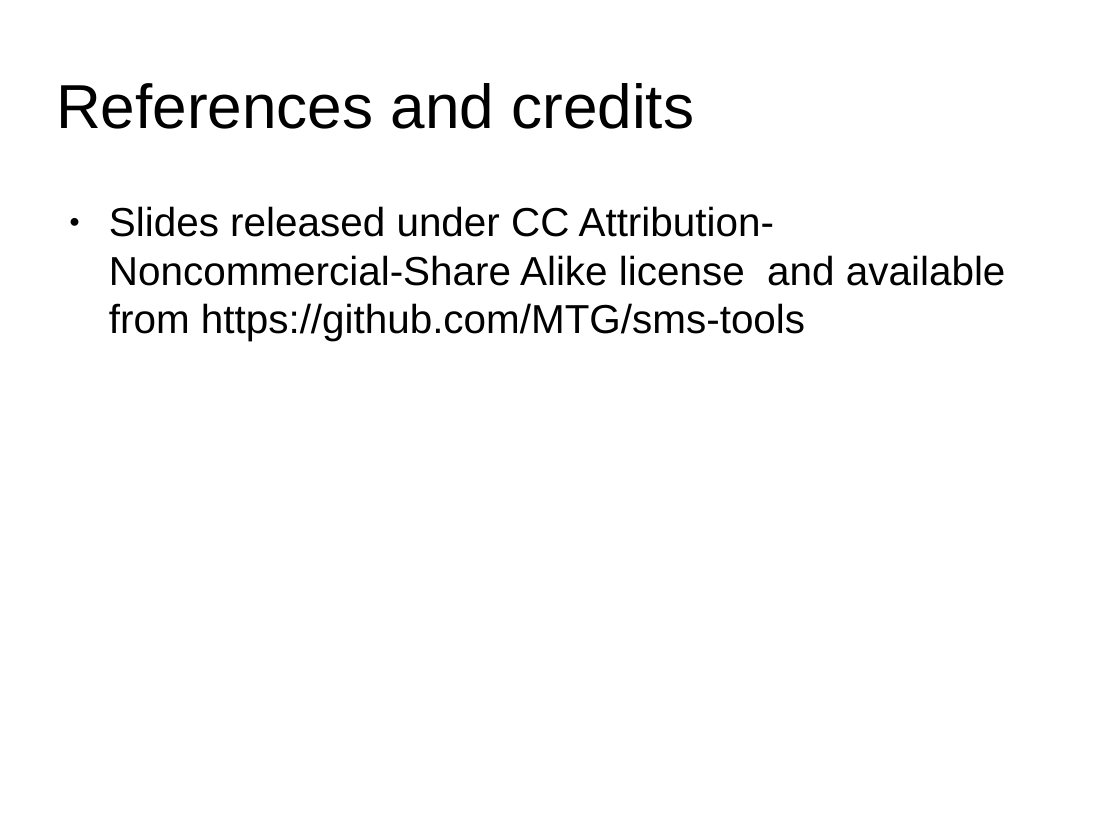
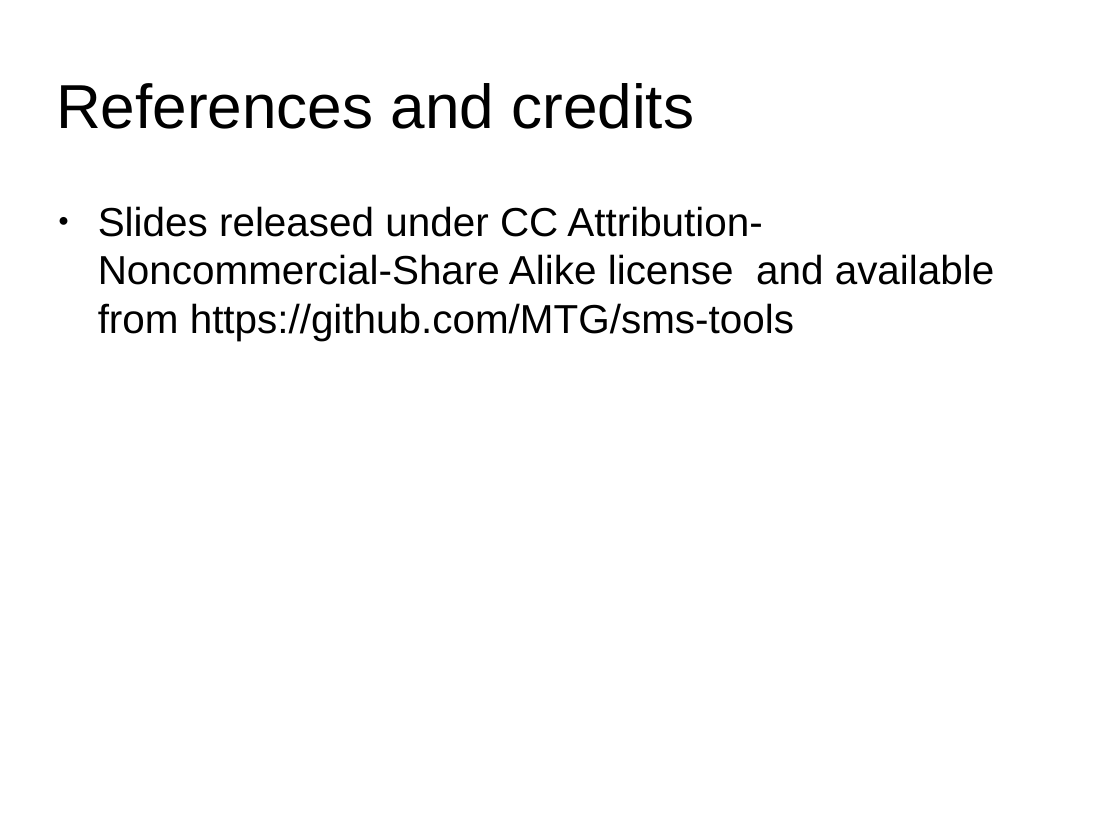
Before and after one commit to MTG/sms-tools, a slide deck: slide 12 of lectures/01-Introduction/1T3-Course-outline.odp. Drawn at 1120x840 pixels with LibreOffice and Linux fonts; fonts in the diff are those of the drawing. Boxes give left, top, right and bottom in pixels: in the first picture for what was removed or moved away, otherwise in the second. Text is boxed around its words. In the diff, an @@ line names an element or a change of style, - is before the commit and + after.

```diff
--- a/lectures/01-Introduction/1T3-Course-outline.odp
+++ b/lectures/01-Introduction/1T3-Course-outline.odp
@@ text "Slides released under CC Attribution-Noncommercial-Share ...": place and size @@
-text "Slides released under CC Attribution-Noncommercial-Share ..." at box(109, 206, 1006, 341)
+text "Slides released under CC Attribution-Noncommercial-Share ..." at box(98, 206, 995, 341)
```
Also in this commit, not shown: 2 other files.
